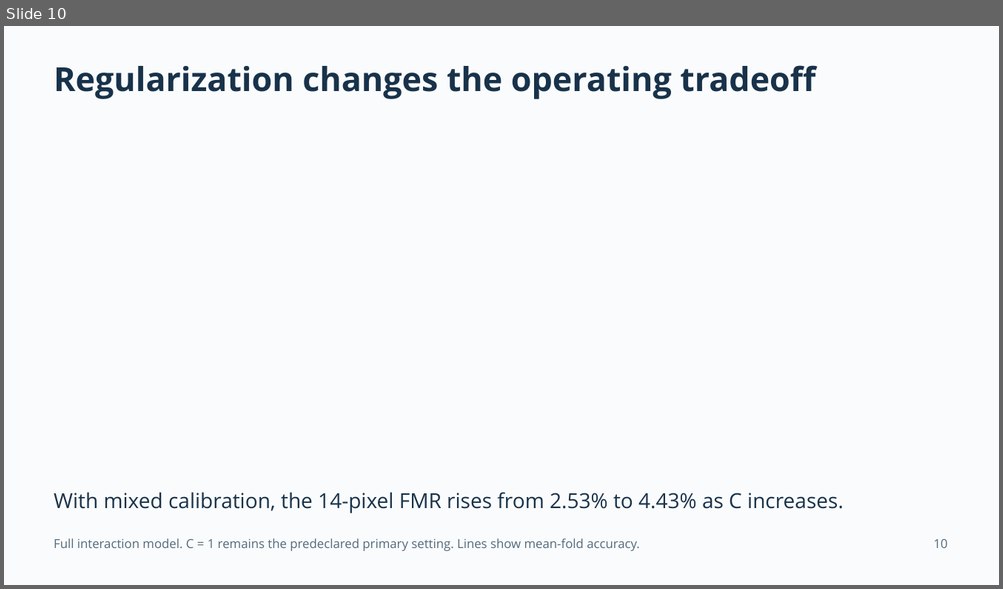
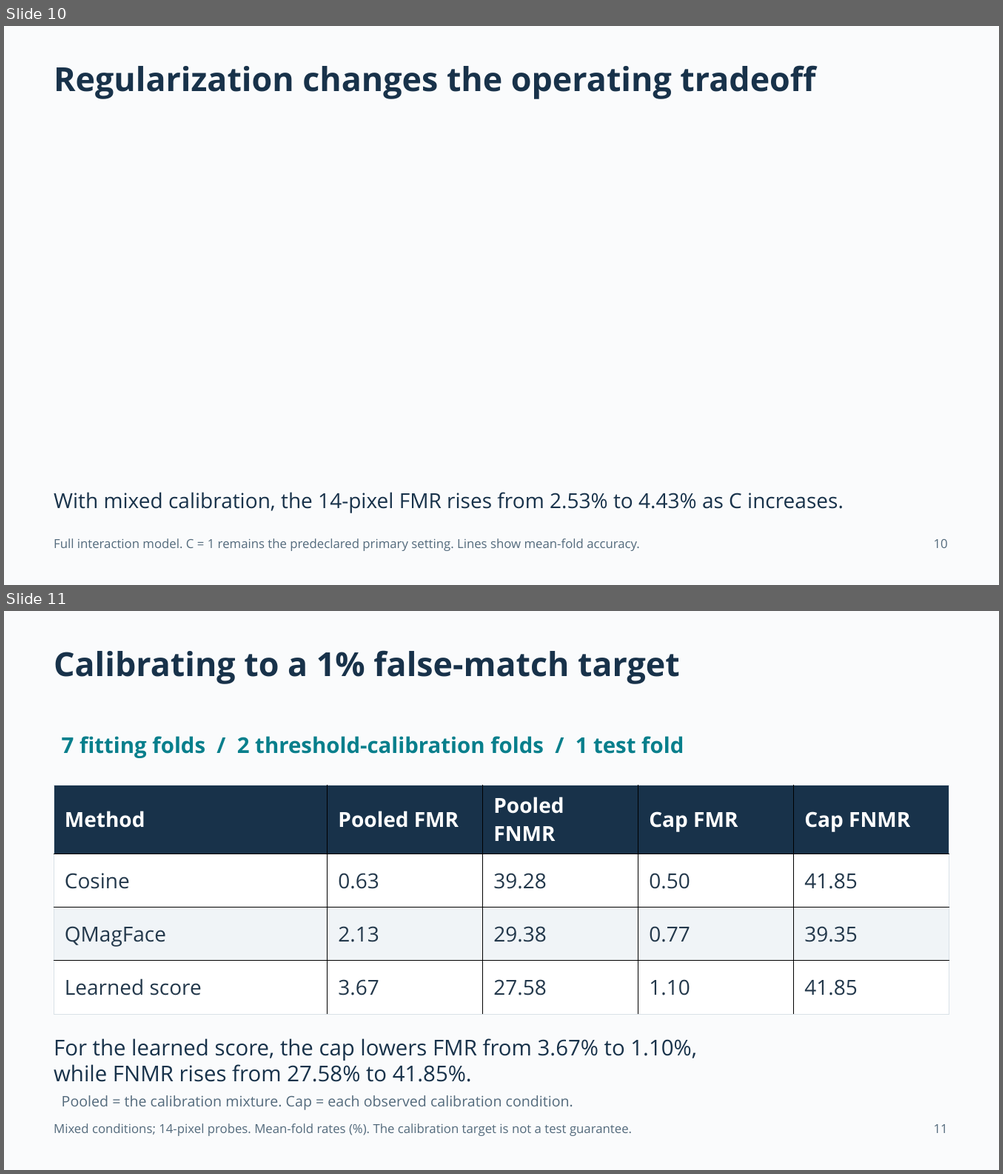
Before and after one commit to dhrumilp12/Evaluating-Face-Verification, a slide deck: docs/project3/presentation.pptx. Shown one above the other, each under a label of ours: slide 10 before the commit, slides 10 and 11 after it. The pictures are 1003x589 and 1003x1174 pixels, drawn with LibreOffice and Linux fonts; fonts in the diff are those of the drawing. Boxes give left, top, right and bottom in pixels: in the first picture for what was removed or moved away, otherwise in the second. Text is boxed around its words. In the diff, an @@ line names an element or a change of style, - is before the commit and + after.

```diff
--- a/docs/project3/presentation.pptx
+++ b/docs/project3/presentation.pptx
@@ slide 11 added at <box>4,611,999,1170</box>, background #FAFBFC @@
@@ text added at <box>54,650,680,684</box>, 32 pt, text #18324A, bold @@
+Calibrating to a 1% false-match target
@@ text added at <box>62,736,683,758</box>, 21 pt, text #087F8C, bold @@
+7 fitting folds / 2 threshold-calibration folds / 1 test fold
@@ table added at <box>54,785,948,999</box>, 4 rows, 5 columns @@
+Method | Pooled FMR | Pooled FNMR | Cap FMR | Cap FNMR
+Cosine | 0.63 | 39.28 | 0.50 | 41.85
+QMagFace | 2.13 | 29.38 | 0.77 | 39.35
+Learned score | 3.67 | 27.58 | 1.10 | 41.85
@@ text added at <box>54,1039,697,1082</box>, 21 pt, text #18324A @@
+For the learned score, the cap lowers FMR from 3.67% to 1.10%,
+while FNMR rises from 27.58% to 41.85%.
@@ text added at <box>62,1096,573,1111</box>, 14 pt, text #536A7C @@
+Pooled = the calibration mixture. Cap = each observed calibration condition.
@@ text added at <box>54,1124,632,1136</box>, 12 pt, text #536A7C @@
+Mixed conditions; 14-pixel probes. Mean-fold rates (%). The calibration target is not a test guarantee.
@@ text added at <box>933,1125,948,1133</box>, 12 pt, text #536A7C @@
+11
```
Also in this commit, not shown: 7 slides changed, 6 other files.
